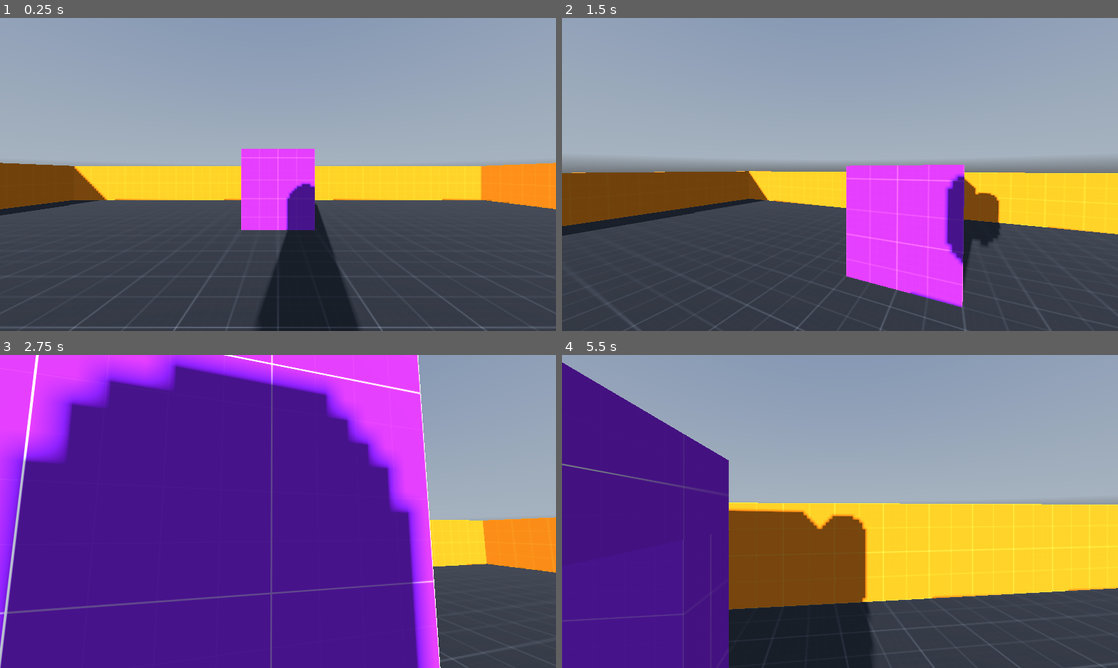
Above: before the commit, frames 1-4 (two rows, left to right).
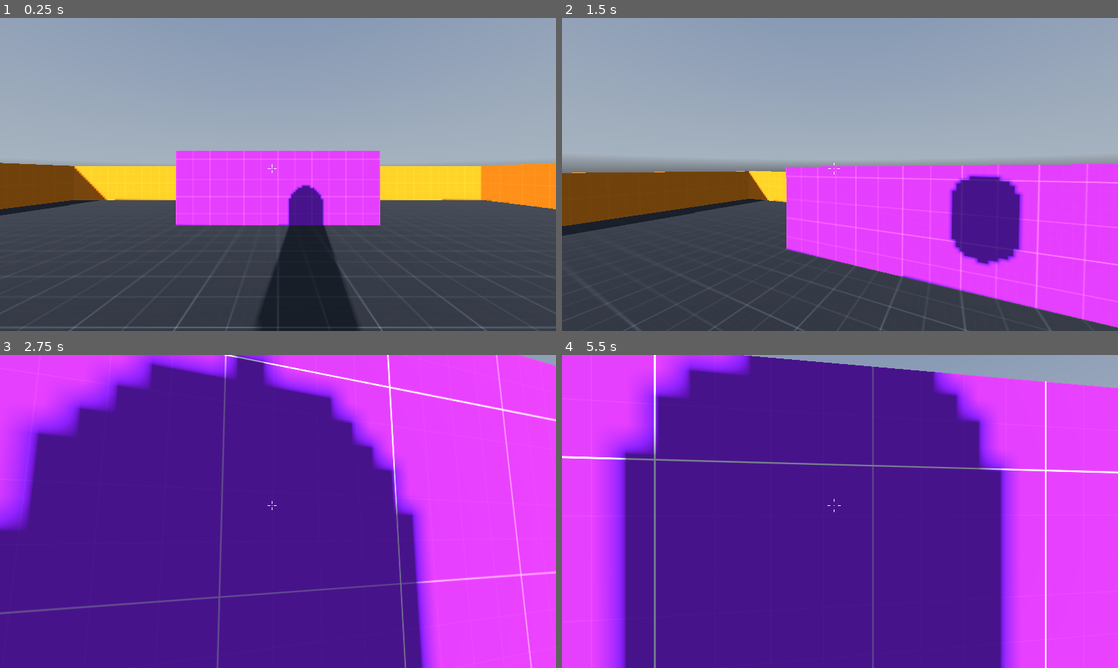
Above: after the commit, the same moments.

Repository: cipfge/fps-controller
Game: Godot game, scene res://levels/world.tscn
Same seed, same stepped clock (60 frames per second), same inputs: the game is played once before the commit and once after it. A sky picture missing from this copy of the repository is replaced by a grey-blue gradient.
Inputs (mouse positions are in pixels of both pictures, inside the frame that each line leads up to):
- Up to frame 1 (0.25 s): no input
- Up to frame 2 (1.5 s): tap Enter at 0.5 s; move the mouse to (867, 174) at 0.52 s; hold Ctrl (crouch) 0.53-1.28 s; hold W (move_forward) from 0.53 s (still down); tap Space (jump) at 0.77 s; move the mouse to (812, 174) at 1.27 s; tap Shift (sprint) at 1.35 s
- Up to frame 3 (2.75 s): keep holding W (move_forward); tap Space (jump) at 1.52 s; move the mouse to (289, 505) at 2.02 s; hold Ctrl (crouch) from 2.03 s (still down)
- Up to frame 4 (5.5 s): keep holding W (move_forward); move the mouse to (834, 517) at 2.77 s; release Ctrl (crouch) at 2.78 s; tap Shift (sprint) at 2.85, 4.35 s; tap Space (jump) at 3.02, 3.77, 4.52 s; move the mouse to (878, 514) at 3.52 s; hold Ctrl (crouch) 3.53-4.28 s; move the mouse to (795, 508) at 4.27 s; move the mouse to (845, 511) at 5.02 s; hold Ctrl (crouch) from 5.03 s (still down)

The runs differ from the first frame. In frame 1, 6.2% of the frame differs, in the area x 31-69%, y 41-68%; in frame 2, 18%; in frame 3, 31%; in frame 4, 84%, in the area x 0-100%, y 0-100%.

Commit message:
Add crosshair

Diff:
--- /dev/null
+++ b/controllers/crosshair.gd
@@ -0,0 +1,31 @@
+extends CenterContainer
+
+@export var DotRadius: float = 1.0
+@export var DotColor: Color = Color.WHITE
+@export var CrosshairSpeed: float = 0.25
+@export var CrosshairDistance: float = 2.0
+
+@export var fps_controller: CharacterBody3D
+
+@onready var crosshair_top_line: Line2D = $TopLine as Line2D
+@onready var crosshair_right_line: Line2D = $RightLine as Line2D
+@onready var crosshair_left_line: Line2D = $LeftLine as Line2D
+@onready var crosshair_bottom_line: Line2D = $BottomLine as Line2D
+
+func _process(_delta: float) -> void:
+    update_crosshair_lines()
+
+func _draw() -> void:
+    draw_circle(Vector2.ZERO, DotRadius, DotColor)
+
+func update_crosshair_lines():
+    # Get player velocity and calculate movement speed by calculating the distance from origin point to velocity
+    var velocity = fps_controller.get_real_velocity()
+    var origin = Vector3.ZERO
+    var speed = origin.distance_to(velocity)
+
+    # Update crosshair lines position
+    crosshair_top_line.position = lerp(crosshair_top_line.position, Vector2(0, -speed * CrosshairDistance), CrosshairSpeed)
+    crosshair_right_line.position = lerp(crosshair_right_line.position, Vector2(speed * CrosshairDistance, 0), CrosshairSpeed)
+    crosshair_left_line.position = lerp(crosshair_left_line.position, Vector2(-speed * CrosshairDistance, 0), CrosshairSpeed)
+    crosshair_bottom_line.position = lerp(crosshair_bottom_line.position, Vector2(0, speed * CrosshairDistance), CrosshairSpeed)
--- a/controllers/player.tscn
+++ b/controllers/player.tscn
@@ -1,12 +1,64 @@
-[gd_scene load_steps=9 format=3 uid="uid://doayvc0xisily"]
+[gd_scene load_steps=10 format=3 uid="uid://doayvc0xisily"]
 
 [ext_resource type="Script" path="res://controllers/player.gd" id="1_g3qal"]
 [ext_resource type="Material" uid="uid://c7w5nhqc43peh" path="res://materials/player.tres" id="2_ds2y7"]
+[ext_resource type="Script" path="res://controllers/crosshair.gd" id="3_65rq4"]
 
 [sub_resource type="CapsuleShape3D" id="CapsuleShape3D_8fcdc"]
 
 [sub_resource type="CapsuleMesh" id="CapsuleMesh_gpb5n"]
 material = ExtResource("2_ds2y7")
+
+[sub_resource type="Animation" id="Animation_og7v5"]
+length = 0.001
+tracks/0/type = "value"
+tracks/0/imported = false
+tracks/0/enabled = true
+tracks/0/path = NodePath("CollisionShape:shape:height")
+tracks/0/interp = 1
+tracks/0/loop_wrap = true
+tracks/0/keys = {
+"times": PackedFloat32Array(0),
+"transitions": PackedFloat32Array(1),
+"update": 0,
+"values": [2.0]
+}
+tracks/1/type = "value"
+tracks/1/imported = false
+tracks/1/enabled = true
+tracks/1/path = NodePath("CollisionShape:position")
+tracks/1/interp = 1
+tracks/1/loop_wrap = true
+tracks/1/keys = {
+"times": PackedFloat32Array(0),
+"transitions": PackedFloat32Array(1),
+"update": 0,
+"values": [Vector3(0, 1, 0)]
+}
+tracks/2/type = "value"
+tracks/2/imported = false
+tracks/2/enabled = true
+tracks/2/path = NodePath("CameraController:position")
+tracks/2/interp = 1
+tracks/2/loop_wrap = true
+tracks/2/keys = {
+"times": PackedFloat32Array(0),
+"transitions": PackedFloat32Array(1),
+"update": 0,
+"values": [Vector3(0, 1.5, 0)]
+}
+tracks/3/type = "value"
+tracks/3/imported = false
+tracks/3/enabled = true
+tracks/3/path = NodePath("CollisionShape/PlaceholderMesh:mesh:height")
+tracks/3/interp = 1
+tracks/3/loop_wrap = true
+tracks/3/keys = {
+"times": PackedFloat32Array(0),
+"transitions": PackedFloat32Array(1),
+"update": 0,
+"values": [2.0]
+}
 
 [sub_resource type="Animation" id="Animation_frpet"]
 resource_name = "crouch"
@@ -59,57 +111,6 @@
 "values": [2.0, 1.5]
 }
 
-[sub_resource type="Animation" id="Animation_og7v5"]
-length = 0.001
-tracks/0/type = "value"
-tracks/0/imported = false
-tracks/0/enabled = true
-tracks/0/path = NodePath("CollisionShape:shape:height")
-tracks/0/interp = 1
-tracks/0/loop_wrap = true
-tracks/0/keys = {
-"times": PackedFloat32Array(0),
-"transitions": PackedFloat32Array(1),
-"update": 0,
-"values": [2.0]
-}
-tracks/1/type = "value"
-tracks/1/imported = false
-tracks/1/enabled = true
-tracks/1/path = NodePath("CollisionShape:position")
-tracks/1/interp = 1
-tracks/1/loop_wrap = true
-tracks/1/keys = {
-"times": PackedFloat32Array(0),
-"transitions": PackedFloat32Array(1),
-"update": 0,
-"values": [Vector3(0, 1, 0)]
-}
-tracks/2/type = "value"
-tracks/2/imported = false
-tracks/2/enabled = true
-tracks/2/path = NodePath("CameraController:position")
-tracks/2/interp = 1
-tracks/2/loop_wrap = true
-tracks/2/keys = {
-"times": PackedFloat32Array(0),
-"transitions": PackedFloat32Array(1),
-"update": 0,
-"values": [Vector3(0, 1.5, 0)]
-}
-tracks/3/type = "value"
-tracks/3/imported = false
-tracks/3/enabled = true
-tracks/3/path = NodePath("CollisionShape/PlaceholderMesh:mesh:height")
-tracks/3/interp = 1
-tracks/3/loop_wrap = true
-tracks/3/keys = {
-"times": PackedFloat32Array(0),
-"transitions": PackedFloat32Array(1),
-"update": 0,
-"values": [2.0]
-}
-
 [sub_resource type="AnimationLibrary" id="AnimationLibrary_lv85c"]
 _data = {
 "RESET": SubResource("Animation_og7v5"),
@@ -143,3 +144,44 @@
 shape = SubResource("SphereShape3D_rk3ce")
 target_position = Vector3(0, 0.5, 0)
 debug_shape_custom_color = Color(1, 1, 0, 1)
+
+[node name="UserInterface" type="Control" parent="."]
+layout_mode = 3
+anchors_preset = 15
+anchor_right = 1.0
+anchor_bottom = 1.0
+grow_horizontal = 2
+grow_vertical = 2
+mouse_filter = 1
+
+[node name="Crosshair" type="CenterContainer" parent="UserInterface" node_paths=PackedStringArray("fps_controller")]
+layout_mode = 1
+anchors_preset = 8
+anchor_left = 0.5
+anchor_top = 0.5
+anchor_right = 0.5
+anchor_bottom = 0.5
+offset_left = -20.0
+offset_top = -20.0
+offset_right = 20.0
+offset_bottom = 20.0
+grow_horizontal = 2
+grow_vertical = 2
+script = ExtResource("3_65rq4")
+fps_controller = NodePath("../..")
+
+[node name="TopLine" type="Line2D" parent="UserInterface/Crosshair"]
+points = PackedVector2Array(0, -5, 0, -15)
+width = 2.0
+
+[node name="RightLine" type="Line2D" parent="UserInterface/Crosshair"]
+points = PackedVector2Array(5, 0, 15, 0)
+width = 2.0
+
+[node name="LeftLine" type="Line2D" parent="UserInterface/Crosshair"]
+points = PackedVector2Array(-5, 0, -15, 0)
+width = 2.0
+
+[node name="BottomLine" type="Line2D" parent="UserInterface/Crosshair"]
+points = PackedVector2Array(0, 5, 0, 15)
+width = 2.0
--- a/levels/world.tscn
+++ b/levels/world.tscn
@@ -67,21 +67,21 @@
 material = ExtResource("3_l461q")
 
 [node name="Block_01" type="CSGBox3D" parent="Platform_01"]
-transform = Transform3D(1, 0, 0, 0, 1, 0, 0, 0, 1, 0, 0.1, 0.75)
+transform = Transform3D(1, 0, 0, 0, 1, 0, 0, 0, 1, 0, 0.1, 0.25)
 use_collision = true
-size = Vector3(2, 1.7, 0.5)
+size = Vector3(6, 1.7, 0.5)
 material = ExtResource("3_w1mgy")
 
 [node name="Block_02" type="CSGBox3D" parent="Platform_01"]
 transform = Transform3D(1, 0, 0, 0, 1, 0, 0, 0, 1, 0, 1.2, -1)
 use_collision = true
-size = Vector3(2, 0.5, 4)
+size = Vector3(6, 0.5, 3)
 material = ExtResource("3_w1mgy")
 
 [node name="Block_03" type="CSGBox3D" parent="Platform_01"]
-transform = Transform3D(1, 0, 0, 0, 1, 0, 0, 0, 1, 0, 0.1, -2.75)
+transform = Transform3D(1, 0, 0, 0, 1, 0, 0, 0, 1, 0, 0.1, -2.25)
 use_collision = true
-size = Vector3(2, 1.7, 0.5)
+size = Vector3(6, 1.7, 0.5)
 material = ExtResource("3_w1mgy")
 
 [node name="Platform_02" type="Node3D" parent="."]
--- a/materials/player.tres
+++ b/materials/player.tres
@@ -1,5 +1,5 @@
 [gd_resource type="StandardMaterial3D" format=3 uid="uid://c7w5nhqc43peh"]
 
 [resource]
-albedo_color = Color(1, 0, 0, 1)
-roughness = 0.5
+albedo_color = Color(0, 0.508417, 2.88785e-07, 1)
+roughness = 0.35
